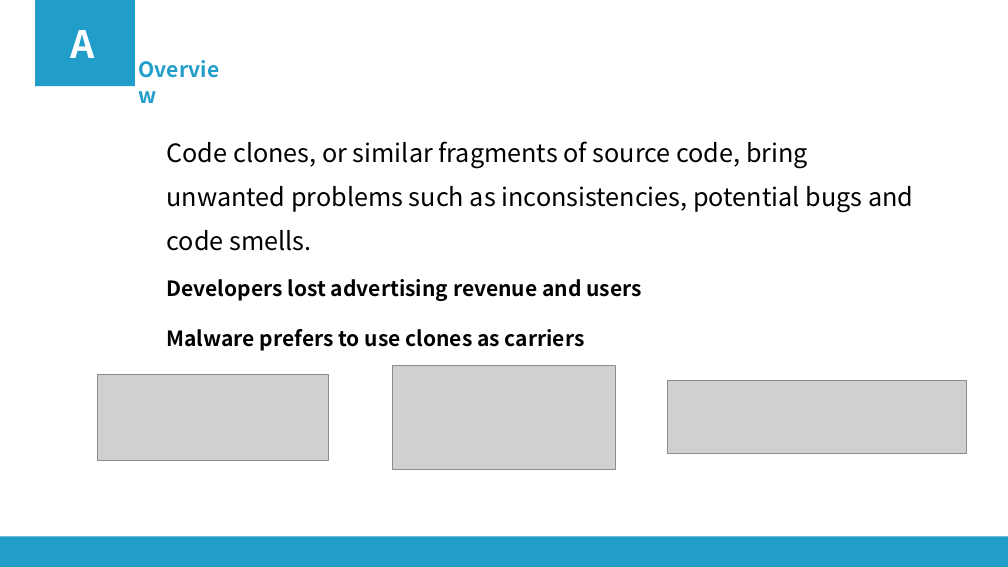
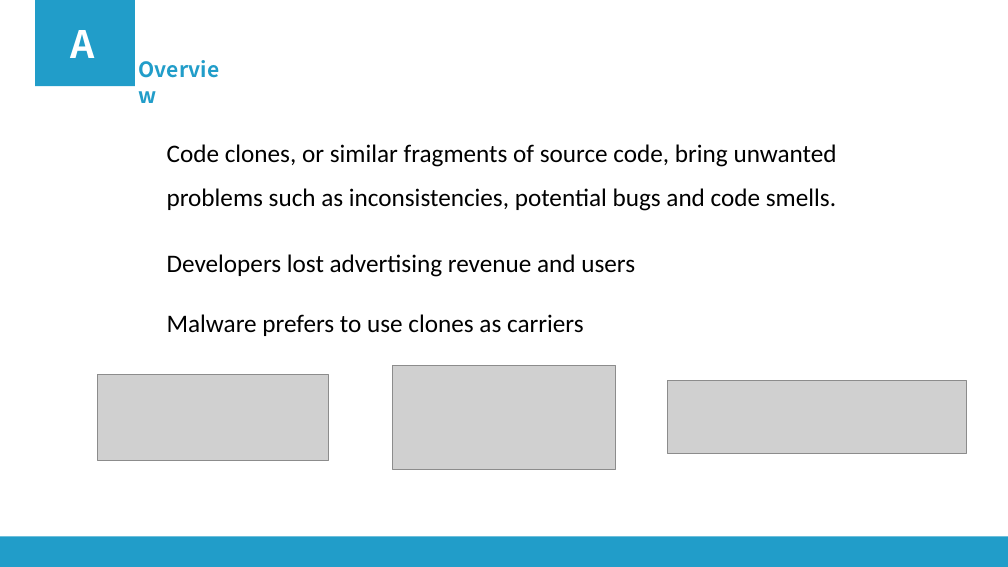
Before and after one commit to qiuliwang/cabinet, a slide deck: slide 5 of papers/AASSppt/AASS.pptx. Drawn at 1008x567 pixels with LibreOffice and Linux fonts; fonts in the diff are those of the drawing; grey boxes stand for pictures. Boxes give left, top, right and bottom in pixels: in the first picture for what was removed or moved away, otherwise in the second. Text is boxed around its words. In the diff, an @@ line names an element or a change of style, - is before the commit and + after.

Commit message:
modify ppt

```diff
--- a/papers/AASSppt/AASS.pptx
+++ b/papers/AASSppt/AASS.pptx
@@ text "Code clones, or similar fragments ..." at (167,144,837,211): font Noto Sans CJK SC to Calibri @@
@@ text "Developers lost advertising revenue and ...": place and size @@
-text "Developers lost advertising revenue and ..." at (167,279,641,351)
+text "Developers lost advertising revenue and ..." at (167,254,635,336)
@@ text "Developers lost advertising revenue and ..." at (167,254,635,336): size 20 to 24 pt, font Noto Sans CJK SC to Calibri, bold off @@
```
Also in this commit, not shown: 9 other slides changed, 2 slides added, 2 slides removed.
